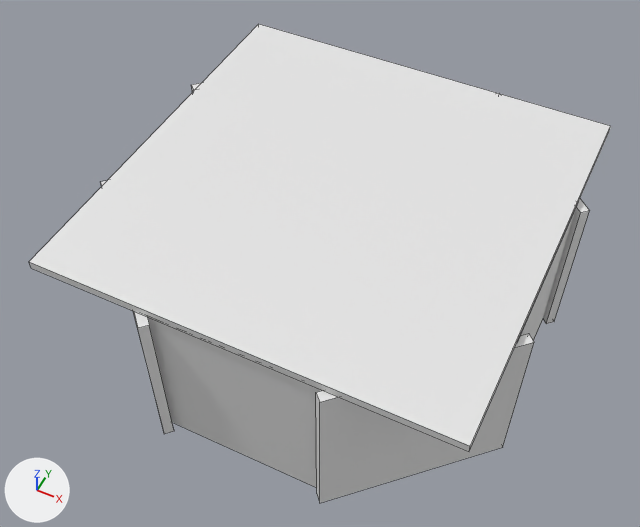
The Blender file models/room.blend, before and after one commit.
Before and after are seen from a 50 mm lens placed at (14.8, -32.1, 43.6), pointed at (-0.8, -1.0, 4.7). Arrows for +X, +Y and +Z are at lower left; the lights stay in place. Mesh edges are drawn as thin lines on the coarser meshes.

Objects in the first picture: 'Ceiling', 'Walls'.
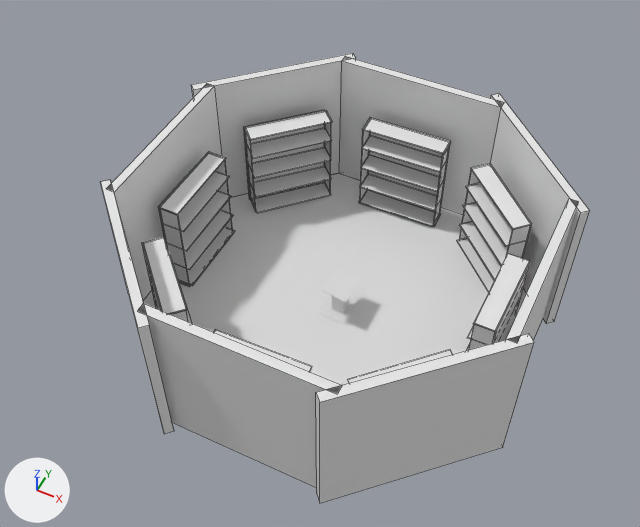
Diff of the bpy script that builds the scene:
```diff
--- a/models/room.blend.py
+++ b/models/room.blend.py
@@ ob_ceiling @@
 ob_ceiling.scale = (1.45, 1.43, 1.0)
+ob_ceiling.hide_set(True)
```

Where the change shows, as pixel boxes [x1, y1, x2, y2] in the pictures (640 x 527 px):
'Ceiling', hidden
    before: [29, 24, 611, 452]
'Walls', unchanged, uncovered by the edit
    before: [101, 83, 590, 503]
    after: [101, 53, 590, 503]
'Plane', unchanged, uncovered by the edit
    after: [143, 173, 526, 385]
'Board-Top.005', unchanged, uncovered by the edit
    after: [473, 253, 529, 332]
'Board-Top.002', unchanged, uncovered by the edit
    after: [143, 237, 187, 314]
